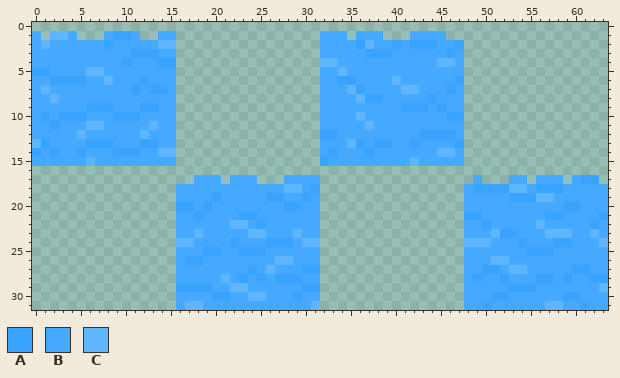
Two states of a pixel-art file, Assets/Sprites/Aseprite/water.aseprite. Above is the file before it was changed.
64x32 pixels, 1 frame.
Visible layers, top first: "Layer 2", "Layer 1".
Palette (. is transparent): A #38a4ff  B #45aaff  C #5fb6ff
Pixels before, first column x 0:
 1 B.CCB...BAAB..BB................BBB.BBB...BBBB..................
 2 BCBBBBBBABBBBBCC................BBBBACBBABAAABBA................
 3 BBBBBBBBBBBAAABB................BBBBBAAABBBBBBAB................
 4 BBBBBBBBBBABBBAA................CCBBBBBBBBBBBCCB................
 5 AABBBBCCBBBBBBBB................BBCBBBBBBBBBBBBB................
 6 BBAAAABBCBBBABBB................BBAABBBBCBBBBBBA................
 7 BCBBBBBBBBBABAAB................BBBCABBBBCCBBBAB................
 8 BBCBBBBBBBBBBBBB................BBBBCAABBBBBABBB................
 9 BBBBBBAAABBBAABB................BBBBBBBBBAAABABB................
10 BABAAABBBAAABBBB................BBBBCBBBBBBBBBAA................
11 BBABBBCCBBBBBCBB................BBBBBCBBBBBBBBBB................
12 BBBBBCBBBBBBCBBB................AABBBBBBBBBAAAAB................
13 CABBBBAAABBBAABB................BBBCABAABBABBBBA................
14 ABABBABBBAAABBCC................BABBBABBBBBBBCCB................
15 BBBBBBCBBBBBBBBB................ABBBBBBBBBCBBBBB................
16 ................................................................
17 ..................BBB.BBB...BBBB.................B...BB.BBB.BAA.
18 ................BBBBBBBBBBBBCCBA................BAAAACCBAAABBBBB
19 ................BBBBABBBBBAABBAB................BBBBBAAACCBBBBBB
20 ................AABABBBBBBBBAABB................BBBBBBBBBBBAABBB
21 ................BBABBBBAABBBBBBB................AABBBBBBBAABBBBA
22 ................BBBBBBCCBABBBBBB................BBABBBBBCBBBBBAB
23 ................BBCBBBBBCCBBBCBB................BBBCAABBBCCCBBCB
24 ................CCBBBBABBBAAABCC................CCCBBBABBBAABBBC
25 ................BBBAABBAAABBBBBB................BBBBBBBAAABBBBBB
26 ................BAABBBBBBBBCCBBB................BBBCCBBBBBBBBBBB
27 ................BBBBBBBBABCBBBAA................BBAABCCBBBBBAABB
28 ................BBBBBCBABABAAABB................BABBABBBAABABBAA
29 ................AAAABBCCBBBBBBAA................BBBBBAAABBBBBBBC
30 ................BBBBAABBCCBBBABB................BBBAABBBBBBAABBB
31 ................BCCBBBBBBBBBBBBC................BBABBBBBBCCBBABB
New version:
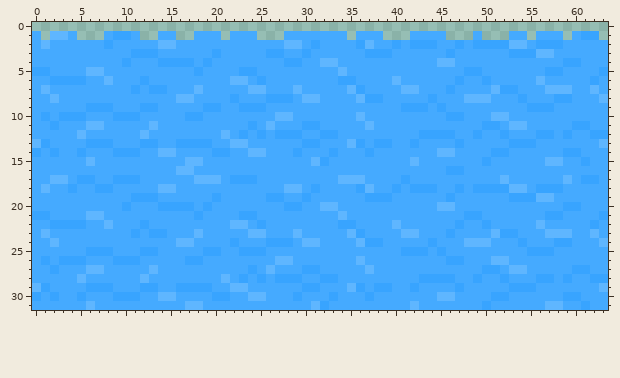
Edits made:
Changed rows in their new state; - is an unchanged pixel.
Layers "Layer 2", "Layer 1":
first column x 0:
 1 ------------------BBB-BBB---BBBB-----------------B---BB-BBB-BAA-
 2 ----------------BBBBBBBBBBBBCCBA----------------BAAAACCBAAABBBBB
 3 ----------------BBBBABBBBBAABBAB----------------BBBBBAAACCBBBBBB
 4 ----------------AABABBBBBBBBAABB----------------BBBBBBBBBBBAABBB
 5 ----------------BBABBBBAABBBBBBB----------------AABBBBBBBAABBBBA
 6 ----------------BBBBBBCCBABBBBBB----------------BBABBBBBCBBBBBAB
 7 ----------------BBCBBBBBCCBBBCBB----------------BBBCAABBBCCCBBCB
 8 ----------------CCBBBBABBBAAABCC----------------CCCBBBABBBAABBBC
 9 ----------------BBBAABBAAABBBBBB----------------BBBBBBBAAABBBBBB
10 ----------------BAABBBBBBBBCCBBB----------------BBBCCBBBBBBBBBBB
11 ----------------BBBBBBBBABCBBBAA----------------BBAABCCBBBBBAABB
12 ----------------BBBBBCBABABAAABB----------------BABBABBBAABABBAA
13 ----------------AAAABBCCBBBBBBAA----------------BBBBBAAABBBBBBBC
14 ----------------BBBBAABBCCBBBABB----------------BBBAABBBBBBAABBB
15 ----------------BCCBBBBBBBBBBBBC----------------BBABBBBBBCCBBABB
16 BBBBBBBBBBBBBBBBCCBBBBBBBBBBBBBBBBBBBBBBBBBBBBAABBBBBBBBBBBBBBBB
17 BBCCBAABBAAABBBBBBCCCBAAABBB----BBCCCBBBBABBBBBBB-BBC--B---C---B
18 BCBBABBAABBBBBCC----------------BBBBACBBABAAABBA----------------
19 BBBBBBBBBBBAAABB----------------BBBBBAAABBBBBBAB----------------
20 BBBBBBBBBBABBBAA----------------CCBBBBBBBBBBBCCB----------------
21 AABBBBCCBBBBBBBB----------------BBCBBBBBBBBBBBBB----------------
22 BBAAAABBCBBBABBB----------------BBAABBBBCBBBBBBA----------------
23 BCBBBBBBBBBABAAB----------------BBBCABBBBCCBBBAB----------------
24 BBCBBBBBBBBBBBBB----------------BBBBCAABBBBBABBB----------------
25 BBBBBBAAABBBAABB----------------BBBBBBBBBAAABABB----------------
26 BABAAABBBAAABBBB----------------BBBBCBBBBBBBBBAA----------------
27 BBABBBCCBBBBBCBB----------------BBBBBCBBBBBBBBBB----------------
28 BBBBBCBBBBBBCBBB----------------AABBBBBBBBBAAAAB----------------
29 CABBBBAAABBBAABB----------------BBBCABAABBABBBBA----------------
30 ABABBABBBAAABBCC----------------BABBBABBBBBBBCCB----------------
31 BBBBBBCBBBBBBBBB----------------ABBBBBBBBBCBBBBB----------------
